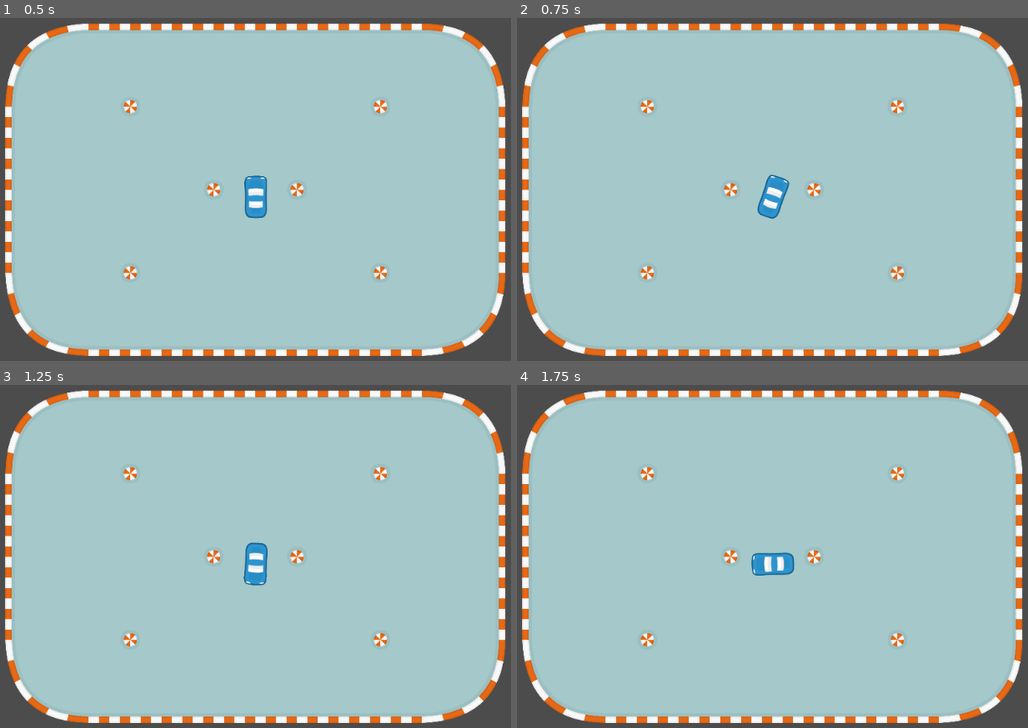
Above: before the commit, frames 1-4 (two rows, left to right).
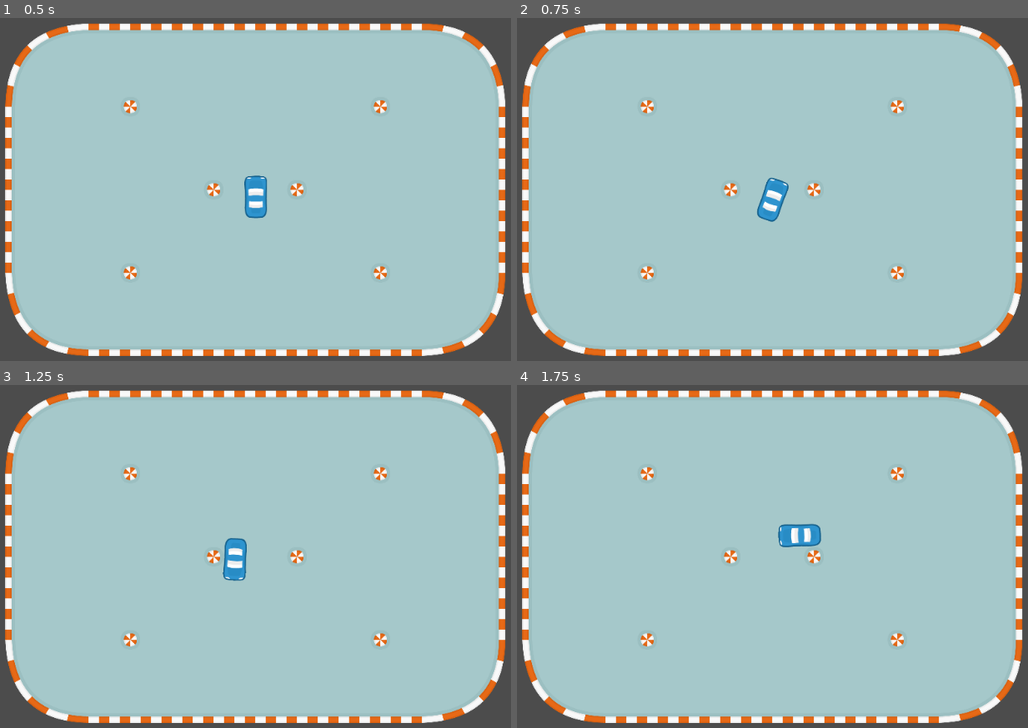
Above: after the commit, the same moments.

Repository: snowbillr/learning-godot
Game: Godot game, scene res://Main.tscn
Same seed, same stepped clock (60 frames per second), same inputs: the game is played once before the commit and once after it.
Inputs:
- Up to frame 1 (0.5 s): no input
- Up to frame 2 (0.75 s): tap Enter at 0.5 s; hold Right (turn_right) from 0.53 s (still down); hold Down (decelerate) from 0.53 s (still down)
- Up to frame 3 (1.25 s): keep holding Right (turn_right); keep holding Down (decelerate)
- Up to frame 4 (1.75 s): release Right (turn_right) at 1.28 s; release Down (decelerate) at 1.28 s; hold Left (turn_left) from 1.28 s (still down); tap Down (decelerate) at 1.35 s

Frame 1 is identical in both runs. In frame 2, 0.3% of the frame differs, in the area x 46-54%, y 45-60%; in frame 3, 1.0%; in frame 4, 1.1%, in the area x 45-60%, y 40-56%.

Commit message:
reversing

Diff:
--- a/gokarts/Car.gd
+++ b/gokarts/Car.gd
@@ -23,15 +23,18 @@
     var acceleration_strength = _get_acceleration_strength()
     if !is_zero_approx(acceleration_strength):
         tmp_velocity.y += acceleration_strength * ACCELERATION * delta
+    elif abs(tmp_velocity.y) < 0.05:
+        tmp_velocity.y = 0
     elif !is_zero_approx(tmp_velocity.y):
-        tmp_velocity.y += FRICTION * delta
+        tmp_velocity.y += sign(tmp_velocity.y) * -1 * FRICTION * delta
 
-    tmp_velocity.y = clamp(tmp_velocity.y, -MAX_VELOCITY, 0)
+    tmp_velocity.y = clamp(tmp_velocity.y, -MAX_VELOCITY, MAX_VELOCITY)
 
     # rotate wheel angle
     var turn_strength = _get_turn_strength()
     if !is_zero_approx(turn_strength):
-        _wheel_rotation += turn_strength * WHEEL_ANGULAR_VELOCITY * delta
+#        var velocity_effect = tmp_velocity.length() / MAX_VELOCITY
+        _wheel_rotation += turn_strength * WHEEL_ANGULAR_VELOCITY * delta #* velocity_effect
     elif abs(_wheel_rotation) < 0.05:
         _wheel_rotation = 0
     elif !is_zero_approx(_wheel_rotation):
@@ -49,8 +52,9 @@
 
 func _get_acceleration_strength() -> float:
     var acceleration_strength = -1 * Input.get_action_strength("accelerate")
+    var deceleration_strength = Input.get_action_strength("decelerate")
 
-    return acceleration_strength
+    return acceleration_strength + deceleration_strength
 
 func _get_turn_strength() -> float:
     var left_strength = Input.get_action_strength("turn_left") * -1
